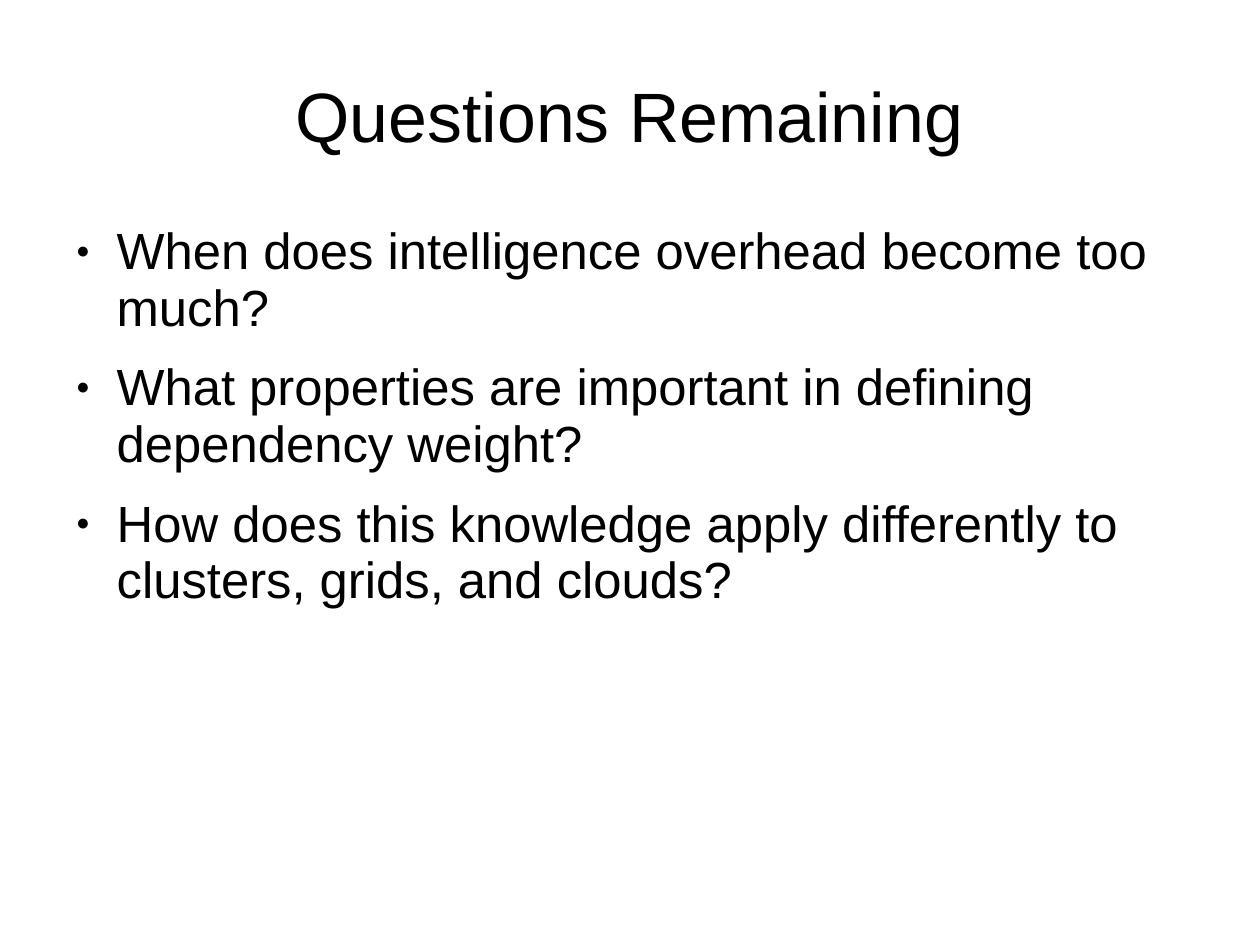
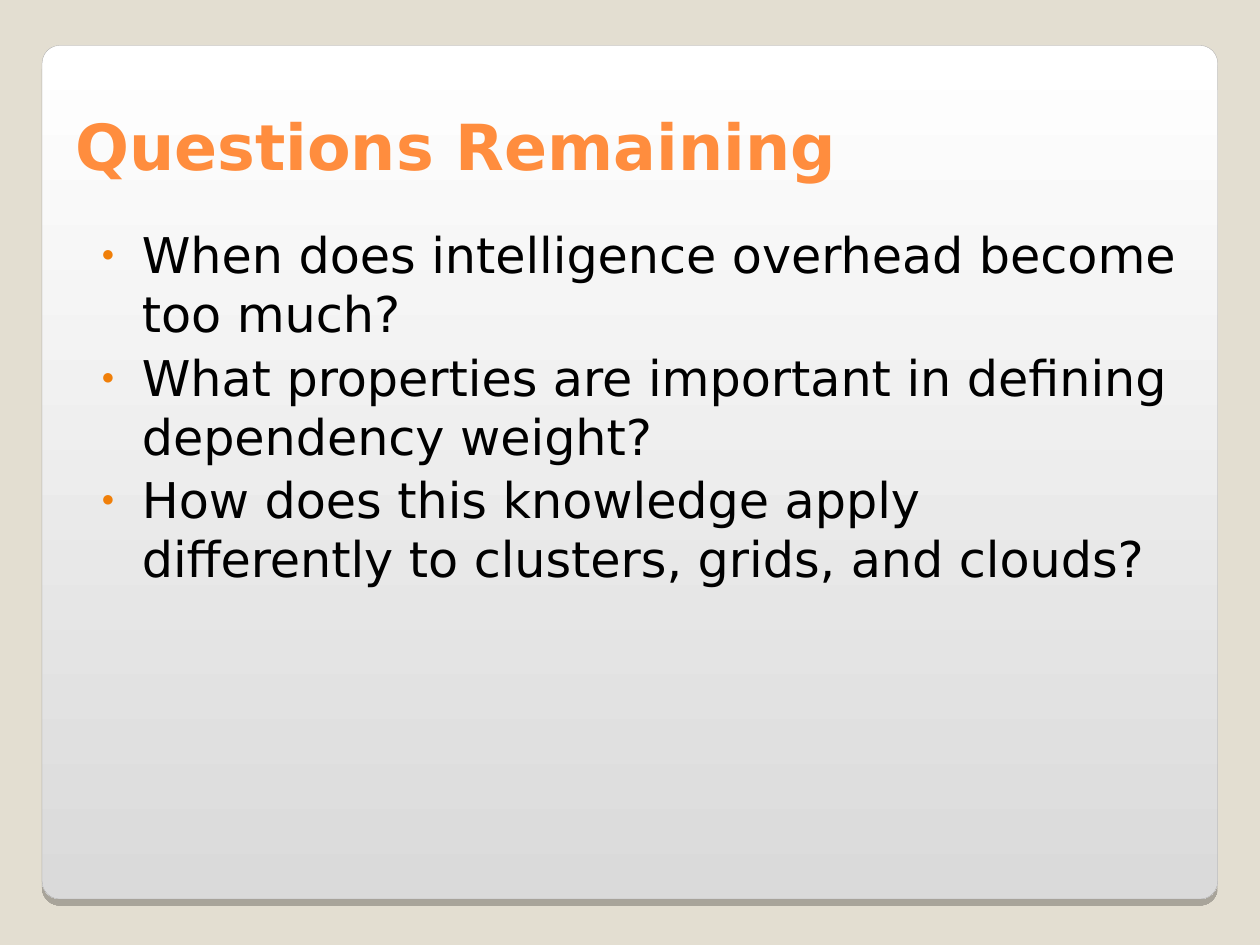
Before and after one commit to saga-project/saga-cpp-legacy-projects, a slide deck: slide 14 of papers/data_intensive/eScience09/RoyalSocietyPresentation.ppt (slide 9 before the commit). Drawn at 1260x945 pixels with LibreOffice and Linux fonts; fonts in the diff are those of the drawing; background and template pictures are left out. Boxes give left, top, right and bottom in pixels: in the first picture for what was removed or moved away, otherwise in the second. Text is boxed around its words. In the diff, an @@ line names an element or a change of style, - is before the commit and + after.

```diff
--- a/papers/data_intensive/eScience09/RoyalSocietyPresentation.ppt
+++ b/papers/data_intensive/eScience09/RoyalSocietyPresentation.ppt
@@ background #FFFFFF to #E3DED1 @@
@@ rounded rectangle added at <box>42,46,1219,900</box>, fill gradient #FFFFFF to #DADADA, outline #A4A3A3 0.17 pt @@
@@ title "Questions Remaining" at <box>75,121,836,184</box>: size 44 to 40 pt, font Arial to DejaVu Sans, text colour #000000 to #FF8D3E, bold on; alignment centre to left; line spacing 0.93 to 1; vertical alignment middle to bottom @@
@@ text "When does intelligence overhead become ..." at <box>142,235,1176,588</box>: size 32 to 31 pt, font Arial to DejaVu Sans; line spacing 0.93 to 1; less space between paragraphs; bullet colour #000000 to #F07F09 @@
```
Also in this commit, not shown: 7 other slides changed, 6 slides added, 1 slide removed.
